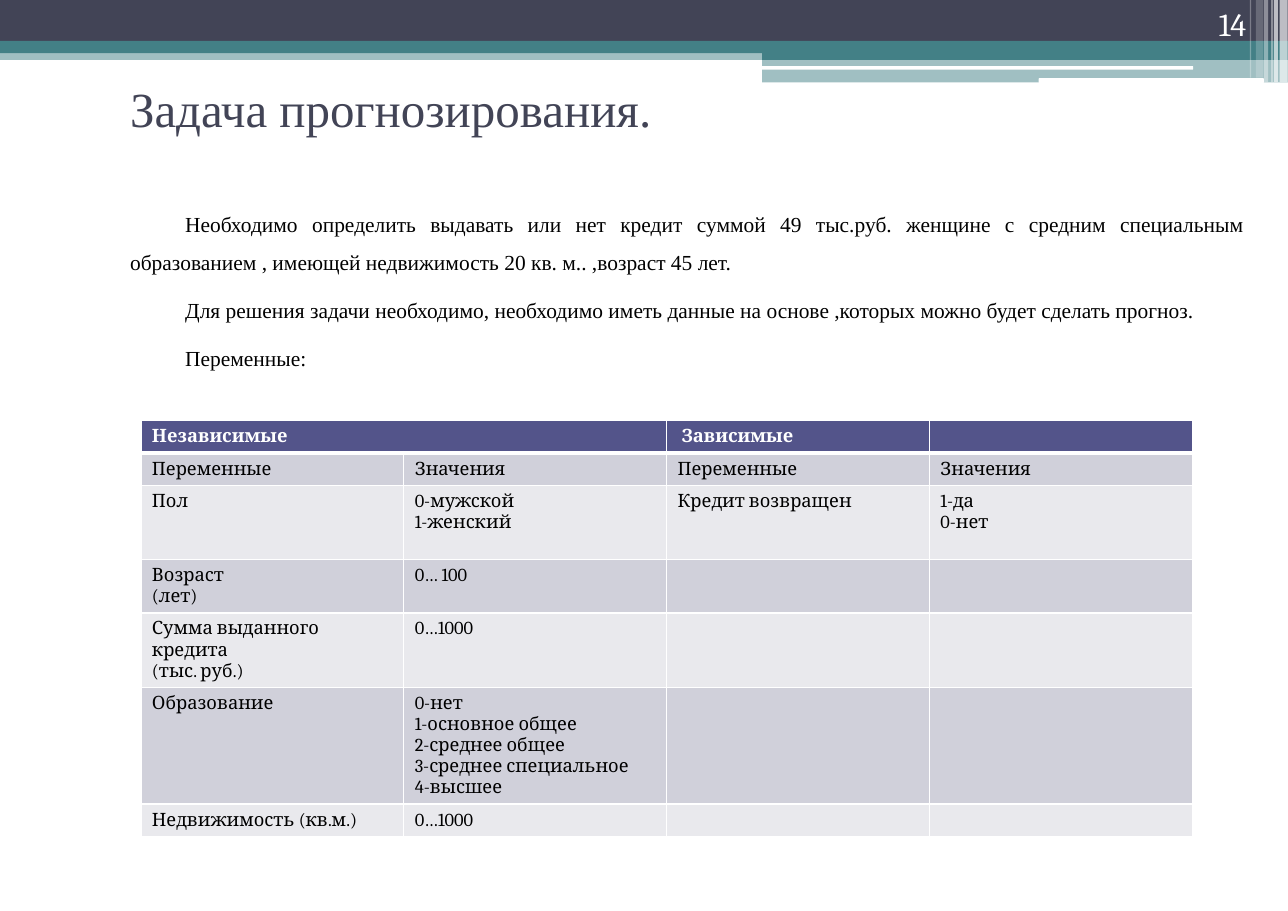
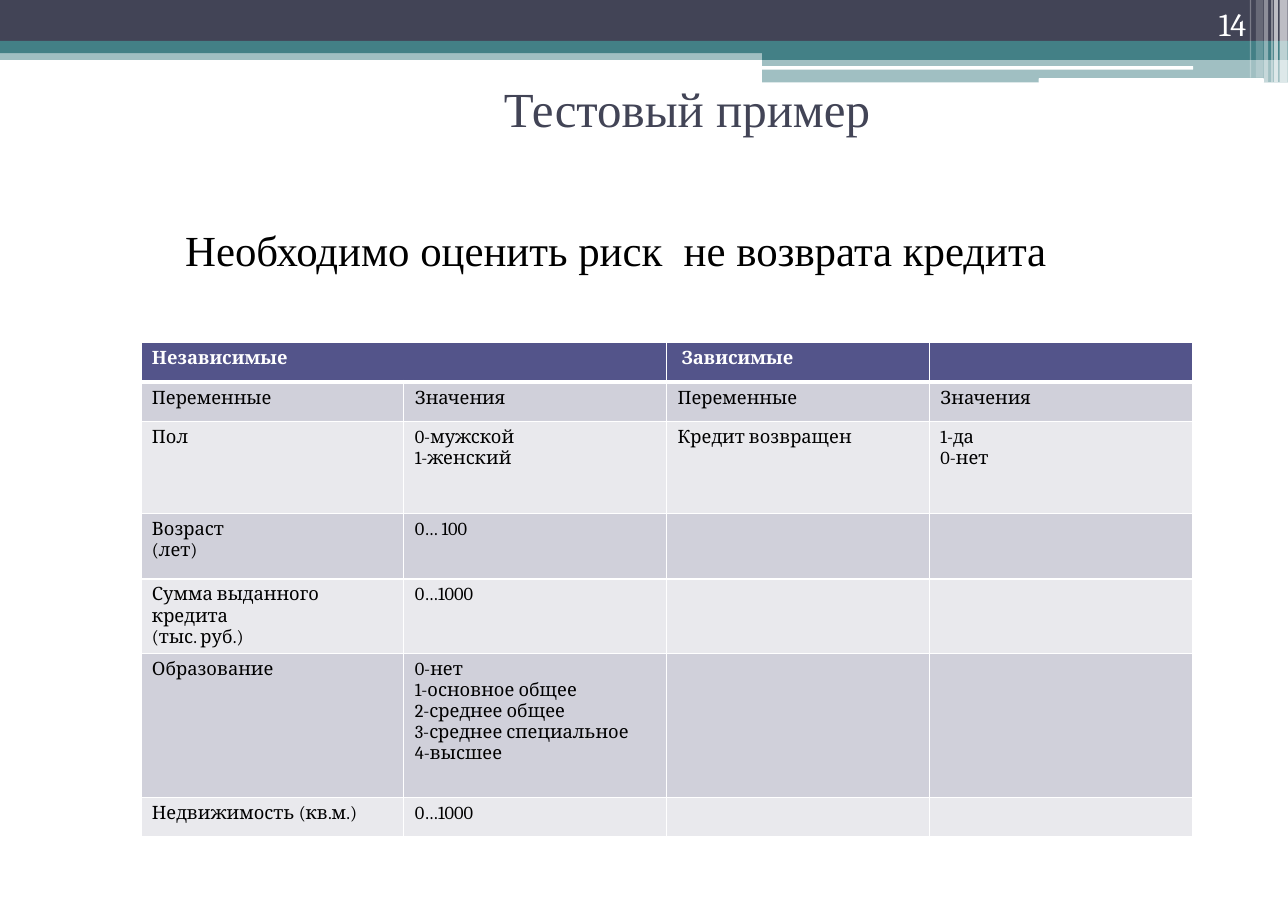
Before and after one commit to geper/DOC_decision_trees, a slide deck: slide 14 of Prezent.pptx. Drawn at 1288x911 pixels with LibreOffice and Linux fonts; fonts in the diff are those of the drawing. Boxes give left, top, right and bottom in pixels: in the first picture for what was removed or moved away, otherwise in the second. Text is boxed around its words. In the diff, an @@ line names an element or a change of style, - is before the commit and + after.

```diff
--- a/Prezent.pptx
+++ b/Prezent.pptx
@@ title at [504, 93, 870, 137]: text changed @@
-Задача прогнозирования.
+Тестовый пример
@@ text at [185, 235, 1046, 274]: text changed; size 14 to 28 pt @@
-Необходимо определить выдавать или нет кредит суммой 49 тыс.руб. женщине с средним специальным образованием , имеющей недвижимость 20 кв. м.. ,возраст 45 лет.
-Для решения задачи необходимо, необходимо иметь данные на основе ,которых можно будет сделать прогноз.
-Переменные:
+Необходимо оценить риск не возврата кредита
@@ table: place and size @@
-table at [141, 421, 1194, 834]
+table at [141, 343, 1194, 829]
```
Also in this commit, not shown: 4 other slides changed.
